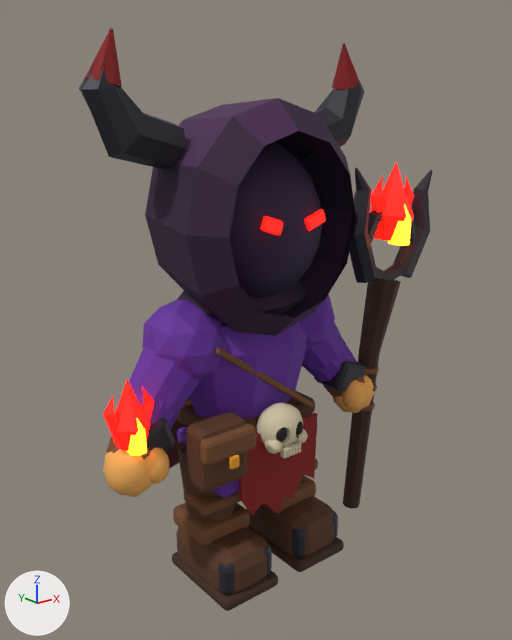
Two versions of the glTF model src/Game/Assets/Authored/characters/evil_mage_unit.glb, one commit apart.
One viewpoint serves both versions: a 50 mm lens placed at (-2.29, -2.98, 2.65), pointed at (0.17, 0.1, 1.42). Every picture has the same lights, and +X, +Y and +Z are marked at lower left. The first picture is the older version. Where no turn or scale is listed for an object, it has been applied to the vertices.

Before the edit, the objects in view are built like this:
```python
ob_chibi_face = bpy.data.objects.new('Chibi face', me_chibi_face_001)
ob_chibi_face.location = (0.0, 0.0, 0.0)
ob_chibi_glove = bpy.data.objects.new('Chibi glove', me_chibi_glove_002)
ob_chibi_glove.location = (0.0, 0.0, 0.0)
ob_chibi_glove_001 = bpy.data.objects.new('Chibi glove.001', me_chibi_glove_003)
ob_chibi_glove_001.location = (0.0, 0.0, 0.0)
ob_forearm_sleeve = bpy.data.objects.new('Forearm sleeve', me_forearm_sleeve_002)
ob_forearm_sleeve.location = (0.0, 0.0, 0.0)
ob_forearm_sleeve_001 = bpy.data.objects.new('Forearm sleeve.001', me_forearm_sleeve_003)
ob_forearm_sleeve_001.location = (0.0, 0.0, 0.0)
ob_glove_thumb = bpy.data.objects.new('Glove thumb', me_glove_thumb_002)
ob_glove_thumb.location = (0.0, 0.0, 0.0)
ob_glove_thumb_001 = bpy.data.objects.new('Glove thumb.001', me_glove_thumb_003)
ob_glove_thumb_001.location = (0.0, 0.0, 0.0)
ob_rounded_tunic_shoulder = bpy.data.objects.new('Rounded tunic shoulder', me_rounded_tunic_shoulder_002)
ob_rounded_tunic_shoulder.location = (0.0, 0.0, 0.0)
ob_satchel_flap = bpy.data.objects.new('Satchel flap', me_satchel_flap)
ob_satchel_flap.location = (0.0, 0.0, 0.0)
# also in view: 'Red horn tip' at (-0.76, 0.01, 2.81); 'Knee leather binding.001' at (-0.26, -0.09, 0.52); 'Carved bone skull.001' at (0.0, -0.32, 0.95); 'Rounded tunic shoulder.001' at (-0.39, 0.0, 1.43); 'Tapered tunic' at (0.0, 0.0, 1.15)
```
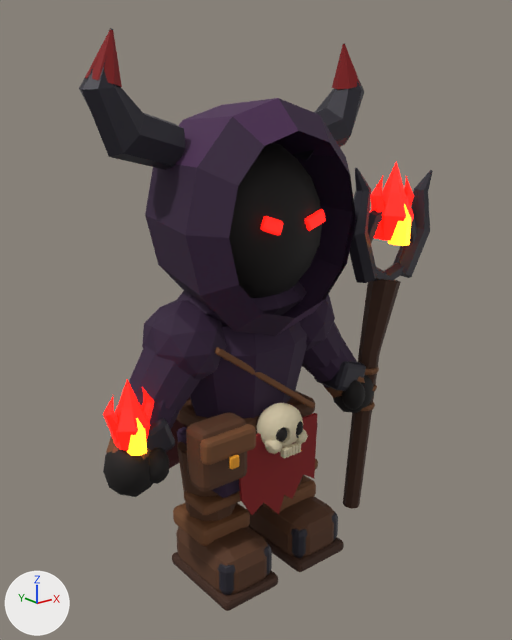
Diff of the bpy script that builds the scene:
```diff
--- a/src/Game/Assets/Authored/characters/evil_mage_unit.glb.py
+++ b/src/Game/Assets/Authored/characters/evil_mage_unit.glb.py
@@ me_chibi_face_001 @@
 me_chibi_face_001.from_pydata(...)  # 162 vertices, 320 faces; spans x -0.422..0.424, y -0.414..0.378, z 1.568..2.464
-me_chibi_face_001.materials.append(mat_face_dark)  # dark purple #30183d
+me_chibi_face_001.materials.append(mat_black)  # black #120c0a
@@ me_chibi_glove_002 @@
 me_chibi_glove_002.from_pydata(...)  # 42 vertices, 80 faces; spans x 0.651..0.928, y -0.241..0.029, z 0.73..1.038
-me_chibi_glove_002.materials.append(mat_skin)  # orange #f5b059
+me_chibi_glove_002.materials.append(mat_black)  # black #120c0a
@@ me_chibi_glove_003 @@
 me_chibi_glove_003.from_pydata(...)  # 42 vertices, 80 faces; spans x -0.928..-0.651, y -0.239..0.029, z 0.728..1.04
-me_chibi_glove_003.materials.append(mat_skin)  # orange #f5b059
+me_chibi_glove_003.materials.append(mat_black)  # black #120c0a
@@ me_forearm_sleeve_002 @@
 me_forearm_sleeve_002.from_pydata(...)  # 20 vertices, 36 faces; spans x 0.476..0.856, y -0.191..0.139, z 0.869..1.252
-me_forearm_sleeve_002.materials.append(mat_purple)  # purple #662e9e
+me_forearm_sleeve_002.materials.append(mat_evil_purple)  # dark purple #301838
@@ me_forearm_sleeve_003 @@
 me_forearm_sleeve_003.from_pydata(...)  # 20 vertices, 36 faces; spans x -0.856..-0.476, y -0.191..0.139, z 0.869..1.252
-me_forearm_sleeve_003.materials.append(mat_purple)  # purple #662e9e
+me_forearm_sleeve_003.materials.append(mat_evil_purple)  # dark purple #301838
@@ me_glove_thumb_002 @@
 me_glove_thumb_002.from_pydata(...)  # 42 vertices, 80 faces; spans x 0.636..0.775, y -0.265..-0.115, z 0.799..1.001
-me_glove_thumb_002.materials.append(mat_skin)  # orange #f5b059
+me_glove_thumb_002.materials.append(mat_black)  # black #120c0a
@@ me_glove_thumb_003 @@
 me_glove_thumb_003.from_pydata(...)  # 42 vertices, 80 faces; spans x -0.775..-0.635, y -0.264..-0.115, z 0.799..0.999
-me_glove_thumb_003.materials.append(mat_skin)  # orange #f5b059
+me_glove_thumb_003.materials.append(mat_black)  # black #120c0a
@@ me_rounded_tunic_shoulder_002 @@
 me_rounded_tunic_shoulder_002.from_pydata(...)  # 42 vertices, 80 faces; spans x 0.181..0.601, y -0.239..0.241, z 1.205..1.655
-me_rounded_tunic_shoulder_002.materials.append(mat_purple)  # purple #662e9e
+me_rounded_tunic_shoulder_002.materials.append(mat_evil_purple)  # dark purple #301838
@@ me_rounded_tunic_shoulder_003 @@
 me_rounded_tunic_shoulder_003.from_pydata(...)  # 42 vertices, 80 faces; spans x -0.601..-0.18, y -0.238..0.241, z 1.206..1.656
-me_rounded_tunic_shoulder_003.materials.append(mat_purple)  # purple #662e9e
+me_rounded_tunic_shoulder_003.materials.append(mat_evil_purple)  # dark purple #301838
@@ me_tapered_tunic_001 @@
 me_tapered_tunic_001.from_pydata(...)  # 40 vertices, 76 faces; spans x -0.43..0.43, y -0.282..0.282, z 0.79..1.52
-me_tapered_tunic_001.materials.append(mat_purple)  # purple #662e9e
+me_tapered_tunic_001.materials.append(mat_evil_purple)  # dark purple #301838
@@ me_tunic_skirt_panel_003 @@
 me_tunic_skirt_panel_003.from_pydata(...)  # 56 vertices, 108 faces; spans x -0.359..-0.001, y -0.255..0.175, z 0.588..0.882
-me_tunic_skirt_panel_003.materials.append(mat_purple)  # purple #662e9e
+me_tunic_skirt_panel_003.materials.append(mat_evil_purple)  # dark purple #301838
@@ me_upper_sleeve_002 @@
 me_upper_sleeve_002.from_pydata(...)  # 20 vertices, 36 faces; spans x 0.246..0.717, y -0.19..0.19, z 1.069..1.541
-me_upper_sleeve_002.materials.append(mat_purple)  # purple #662e9e
+me_upper_sleeve_002.materials.append(mat_evil_purple)  # dark purple #301838
@@ me_upper_sleeve_003 @@
 me_upper_sleeve_003.from_pydata(...)  # 20 vertices, 36 faces; spans x -0.717..-0.246, y -0.19..0.19, z 1.069..1.541
-me_upper_sleeve_003.materials.append(mat_purple)  # purple #662e9e
+me_upper_sleeve_003.materials.append(mat_evil_purple)  # dark purple #301838
```

Location of each change, [x1, y1, x2, y2] in pixels of the pictures (512 x 640 px):
'Chibi face', recoloured (dark purple to black)
    both: [229, 145, 322, 298]
'Tapered tunic', recoloured (darker)
    both: [190, 314, 307, 418]
'Rounded tunic shoulder.001', recoloured (purple to dark purple)
    both: [142, 300, 227, 379]
'Upper sleeve.001', recoloured (purple to dark purple)
    both: [129, 346, 201, 414]
'Chibi glove.001', recoloured (orange to black)
    both: [103, 449, 153, 497]
'Upper sleeve', recoloured (darker)
    both: [302, 322, 344, 371]
'Rounded tunic shoulder', recoloured (purple to dark purple)
    both: [300, 295, 335, 351]
'Forearm sleeve', recoloured (darker)
    both: [304, 337, 357, 388]
'Glove thumb.001', recoloured (orange to black)
    both: [148, 448, 170, 484]
'Forearm sleeve.001', recoloured (darker)
    both: [133, 390, 180, 430]
'Glove thumb', recoloured (orange to black)
    both: [342, 380, 365, 410]
'Chibi glove', recoloured (orange to black)
    both: [333, 375, 374, 413]
'Tunic skirt panel.001', recoloured
    both: [177, 426, 240, 498]
